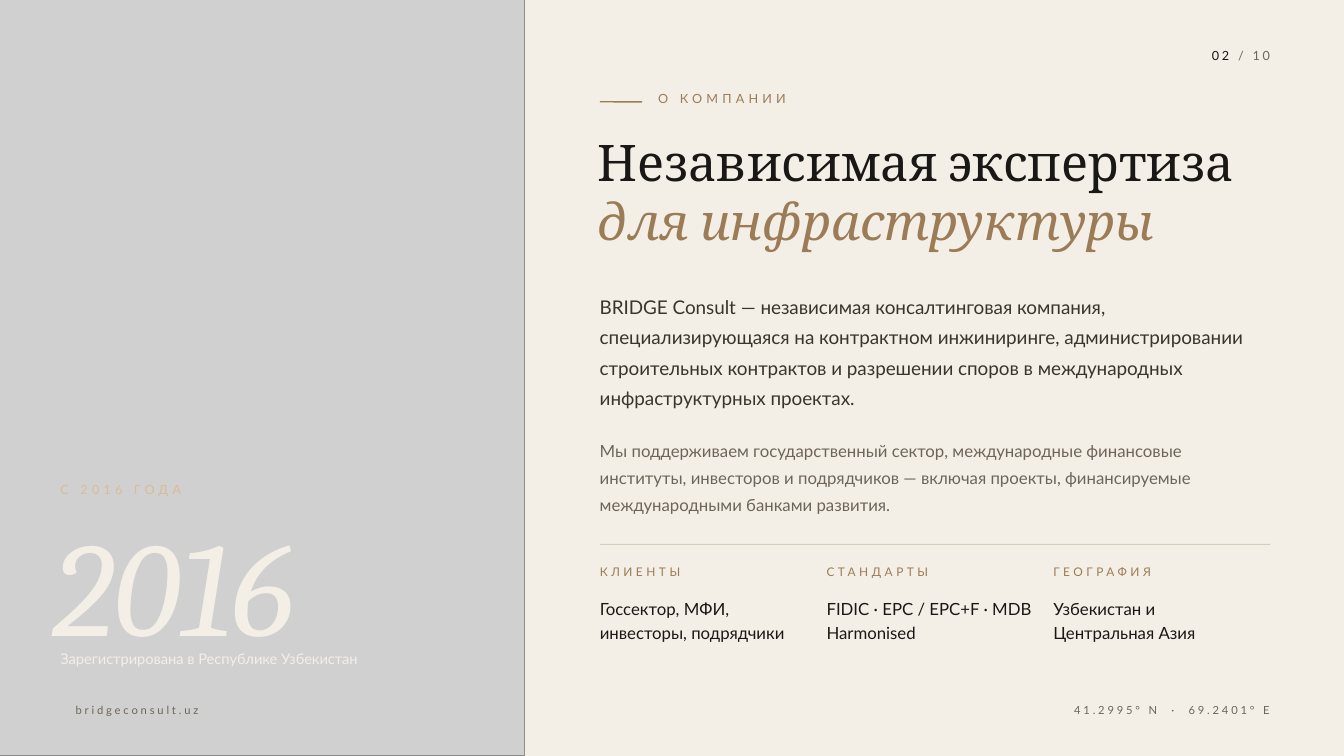
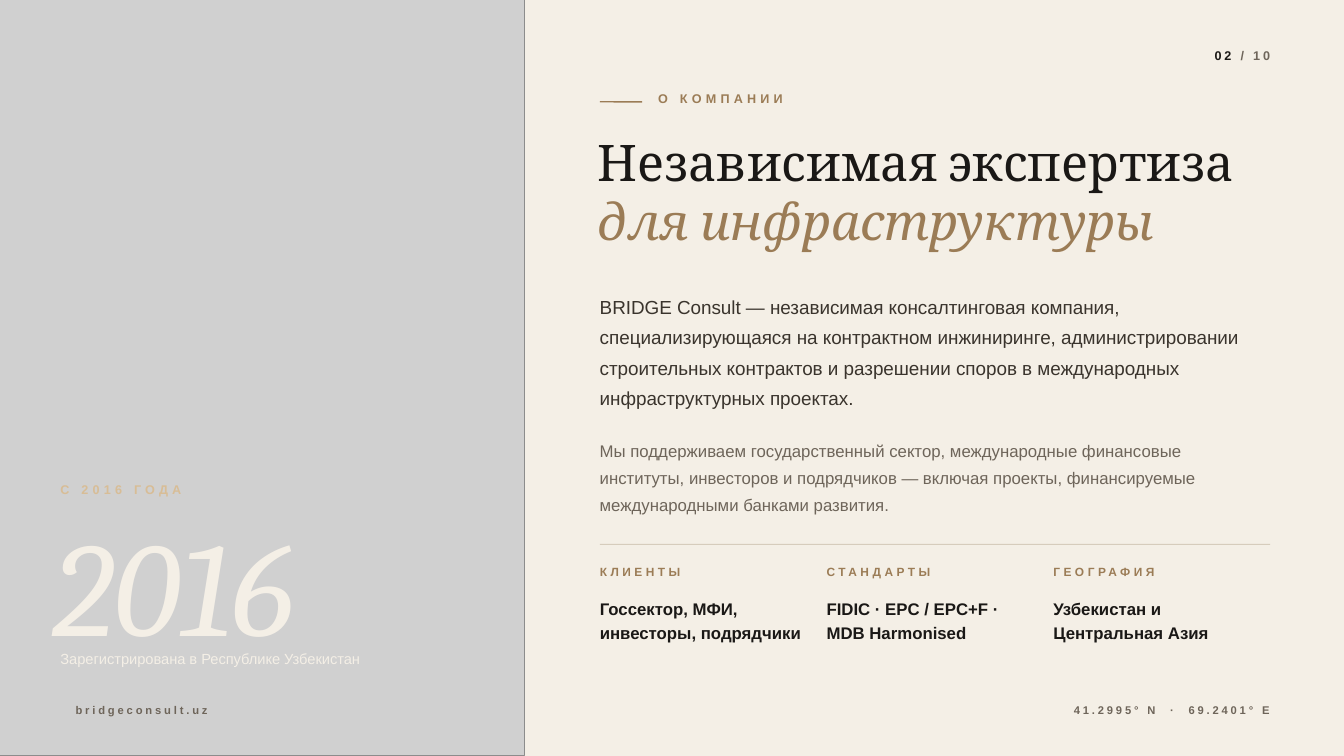
Before and after one commit to quantum-dasein/bridge-astro, a slide deck: slide 2 of presentation/company-2026/BRIDGE-Consult-presentation.pptx. Drawn at 1344x756 pixels with LibreOffice and Linux fonts; fonts in the diff are those of the drawing; grey boxes stand for pictures. Boxes give left, top, right and bottom in pixels: in the first picture for what was removed or moved away, otherwise in the second. Text is boxed around its words. In the diff, an @@ line names an element or a change of style, - is before the commit and + after.

```diff
--- a/presentation/company-2026/BRIDGE-Consult-presentation.pptx
+++ b/presentation/company-2026/BRIDGE-Consult-presentation.pptx
@@ text "BRIDGE Consult — независимая консалтинговая ..." at [600, 300, 1238, 409]: font Lato to Arial @@
@@ text "Мы поддерживаем государственный сектор, международные ..." at [600, 444, 1195, 515]: font Lato to Arial @@
@@ font Lato to Arial, bold on in 10 elements at [1215, 51, 1270, 60], [76, 706, 208, 716], [1074, 706, 1269, 714], [658, 94, 783, 103], [600, 568, 681, 576], [600, 603, 801, 643], [827, 568, 931, 579], [827, 603, 989, 639], [1054, 565, 1260, 587], [1053, 602, 1209, 643] @@
```
Also in this commit, not shown: 9 other slides changed, 10 other files.
